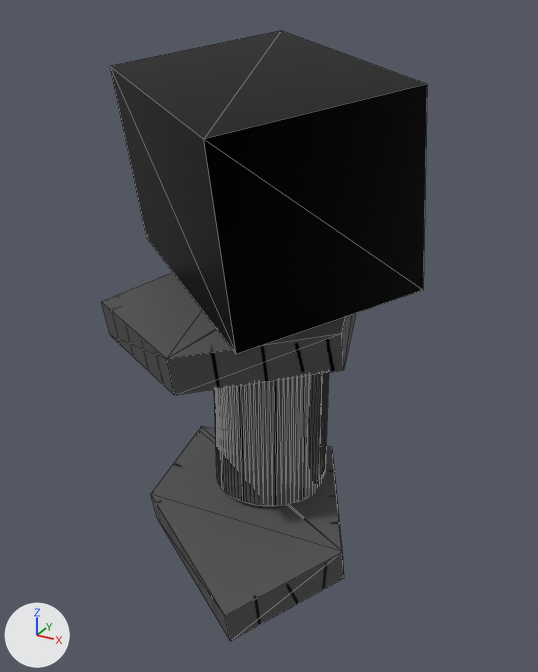
An edit to the glTF model images/media/anihotime/shit/pedastal.glb, drawn before and after from the same camera.
Camera for both pictures: a 50 mm lens placed at (0.292, -0.843, 0.341), pointed at (-0.056, -0.21, 0.024). Lighting does not change. The marker at lower left points along +X, +Y and +Z. Mesh edges are drawn as thin lines.

In view in the first picture: 'mesh_id26', 'mesh_id32', 'mesh_id38', 'mesh_id42'.
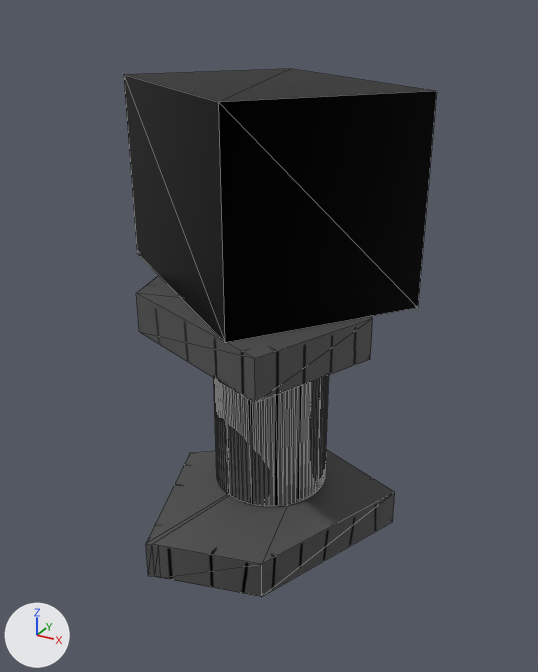
Changed parts and their boxes (x1, y1, x2, y2) in the pictures (538 x 672 px):
'mesh_id42', moved, turned: before (110, 30, 427, 354); after (124, 69, 437, 343)
'mesh_id26', turned: before (151, 427, 344, 641); after (146, 450, 395, 597)
'mesh_id38', turned: before (102, 272, 356, 395); after (136, 275, 373, 403)

Patch to the scene script:
```diff
--- a/images/media/anihotime/shit/pedastal.glb.py
+++ b/images/media/anihotime/shit/pedastal.glb.py
@@ ob_mesh_id26 @@
 ob_mesh_id26.location = (-0.0574, -0.238, -0.178)
-ob_mesh_id26.rotation_euler = (1.721, 0.142, -0.751)  # degrees (99, 8.1, -43)
+ob_mesh_id26.rotation_euler = (1.571, 0.0, 0.981)  # degrees (90, 0, 56)
 ob_mesh_id26.scale = (0.278, 0.0571, 0.218)
@@ ob_mesh_id38 @@
 ob_mesh_id38.location = (-0.0535, -0.238, 0.0639)
-ob_mesh_id38.rotation_euler = (1.446, 0.164, -2.228)  # degrees (83, 9.4, -128)
+ob_mesh_id38.rotation_euler = (1.571, 0.0, -0.59)  # degrees (90, 0, -34)
 ob_mesh_id38.scale = (0.278, 0.0571, 0.218)
@@ ob_mesh_id42 @@
 ob_mesh_id42.parent = ob_root
-ob_mesh_id42.location = (-0.0694, -0.201, 0.191)
-ob_mesh_id42.rotation_euler = (0.165, 0.124, -0.637)  # degrees (9.5, 7.1, -36)
+ob_mesh_id42.location = (-0.0675, -0.201, 0.181)
+ob_mesh_id42.rotation_euler = (0.0, 0.0, -0.64)  # degrees (0, 0, -37)
 ob_mesh_id42.scale = (0.001, 0.001, 0.001)
```
